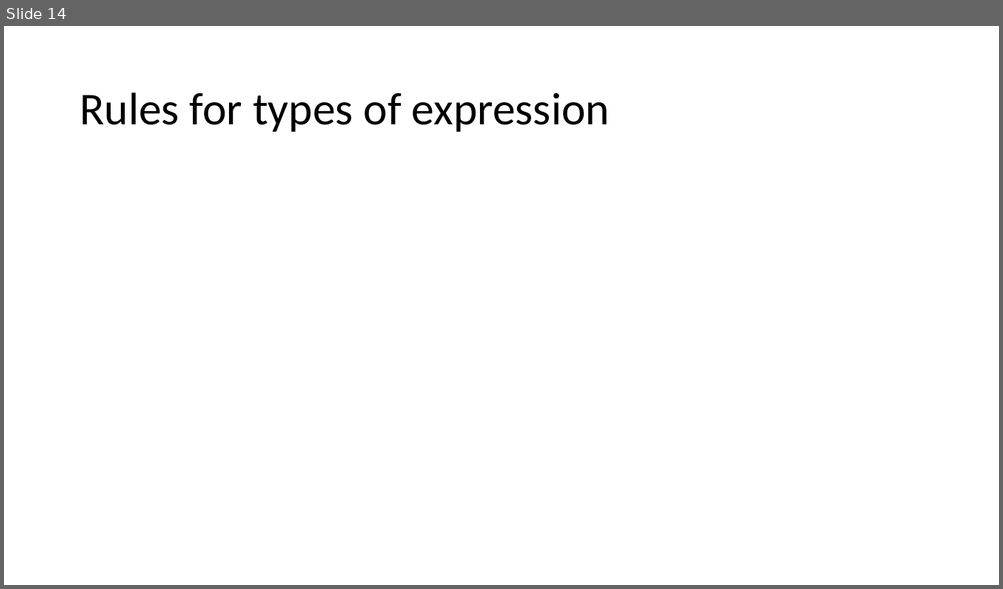
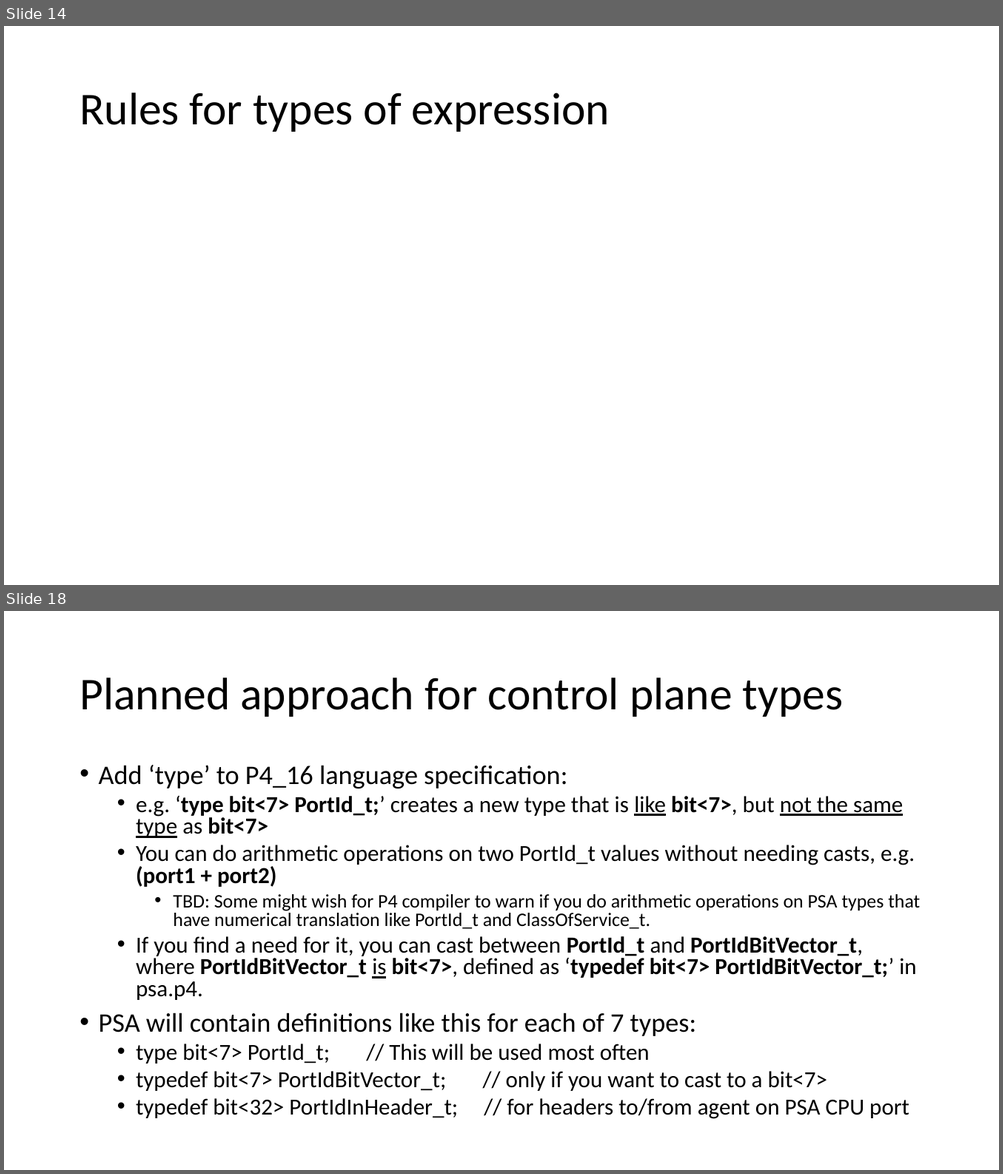
Before and after one commit to jafingerhut/p4-guide, a slide deck: docs/p4runtime-and-psa-target-specific-types.pptx. Shown one above the other, each under a label of ours: slide 14 before the commit, slides 14 and 18 after it; the slides between them are not shown. The pictures are 1003x589 and 1003x1174 pixels, drawn with LibreOffice and Linux fonts; fonts in the diff are those of the drawing. Boxes give left, top, right and bottom in pixels: in the first picture for what was removed or moved away, otherwise in the second. Text is boxed around its words. In the diff, an @@ line names an element or a change of style, - is before the commit and + after.

Commit message:
Some more small edits to P4Runtime and PSA 'control plane types' slides
including a couple at the end summarizing the approach we plan to use.

```diff
--- a/docs/p4runtime-and-psa-target-specific-types.pptx
+++ b/docs/p4runtime-and-psa-target-specific-types.pptx
@@ slide 18 added at (4,611,999,1170), background #FFFFFF @@
@@ title added at (79,678,842,717), 44 pt, text #000000 @@
+Planned approach for control plane types
@@ text added at (99,765,919,1119), 22.2 pt, text #000000 @@
+• Add ‘type’ to P4_16 language specification:
+  • e.g. ‘type bit<7> PortId_t;’ creates a new type that is like bit<7>, but not the same type as bit<7>
+  • You can do arithmetic operations on two PortId_t values without needing casts, e.g. (port1 + port2)
+    • TBD: Some might wish for P4 compiler to warn if you do arithmetic operations on PSA types that have numerical translation like PortId_t and ClassOfService_t.
+  • If you find a need for it, you can cast between PortId_t and PortIdBitVector_t, where PortIdBitVector_t is bit<7>, defined as ‘typedef bit<7> PortIdBitVector_t;’ in psa.p4.
+• PSA will contain definitions like this for each of 7 types:
+  • type bit<7> PortId_t; // This will be used most often
+  • typedef bit<7> PortIdBitVector_t; // only if you want to cast to a bit<7>
+  • typedef bit<32> PortIdInHeader_t; // for headers to/from agent on PSA CPU port
```
Also in this commit, not shown: 6 slides changed, 2 other slides added.
